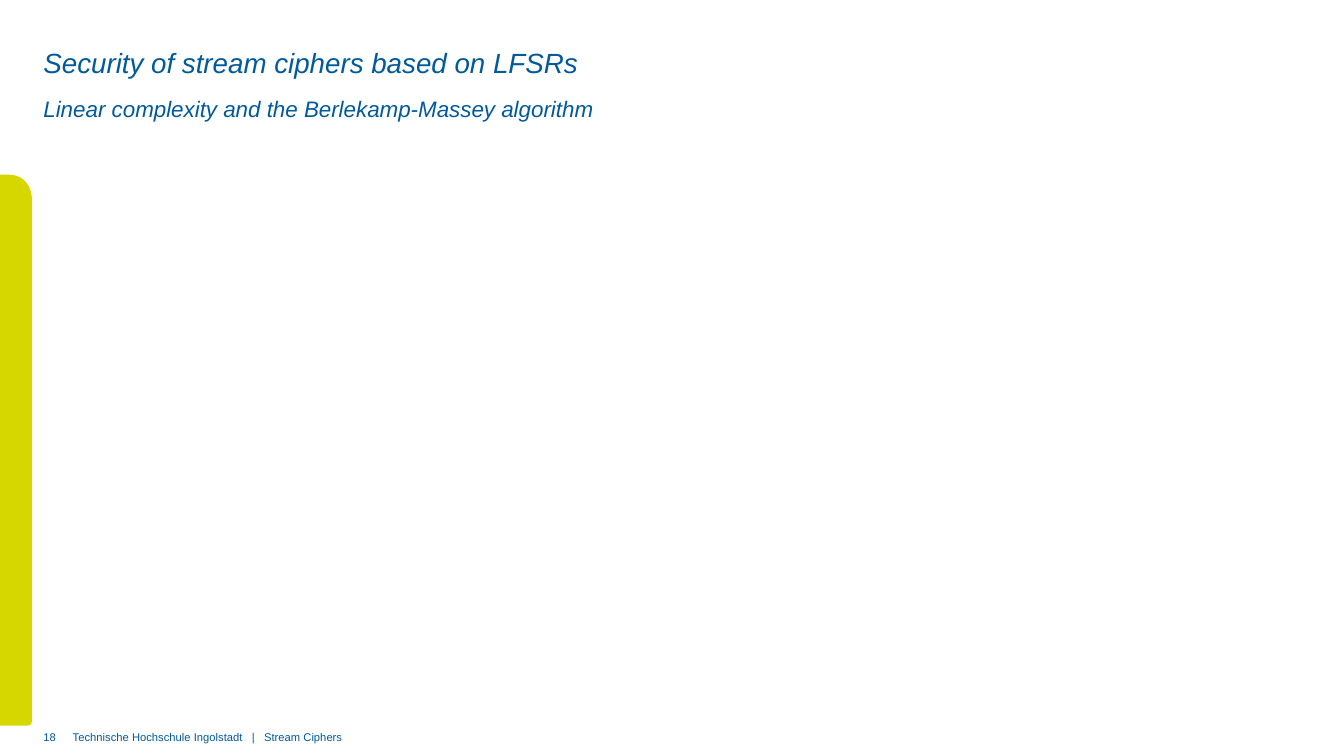
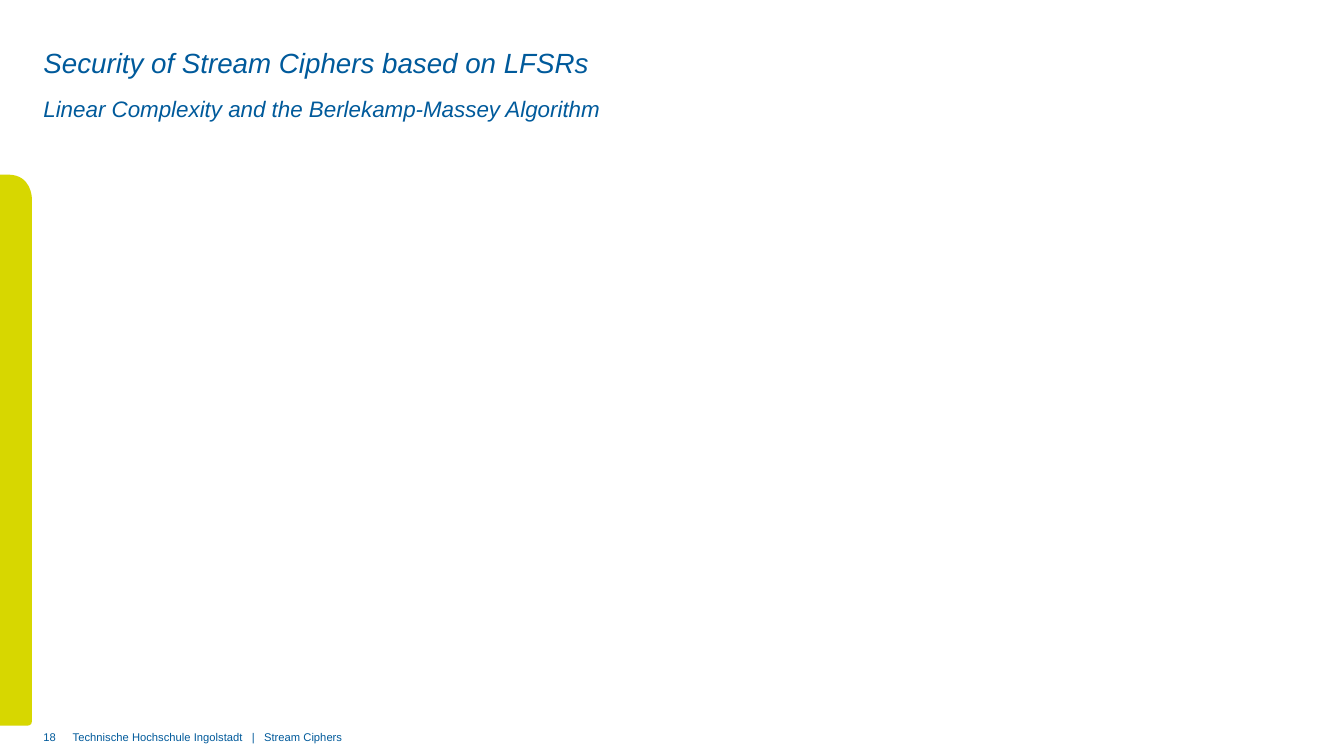
Before and after one commit to xThale/crypto-stream-ciphers, a slide deck: slide 18 of Präsentation/Merged Presentation.pptx. Drawn at 1344x756 pixels with LibreOffice and Linux fonts; fonts in the diff are those of the drawing; grey boxes stand for pictures; background and template pictures are left out. Boxes give left, top, right and bottom in pixels: in the first picture for what was removed or moved away, otherwise in the second. Text is boxed around its words. In the diff, an @@ line names an element or a change of style, - is before the commit and + after.

```diff
--- a/Präsentation/Merged Presentation.pptx
+++ b/Präsentation/Merged Presentation.pptx
@@ title at [43,53,589,79]: text changed @@
-Security of stream ciphers based on LFSRs
+Security of Stream Ciphers based on LFSRs
@@ subtitle at [43,100,599,122]: text changed @@
-Linear complexity and the Berlekamp-Massey algorithm
+Linear Complexity and the Berlekamp-Massey Algorithm
```
Also in this commit, not shown: 7 other slides changed, 10 other files.
